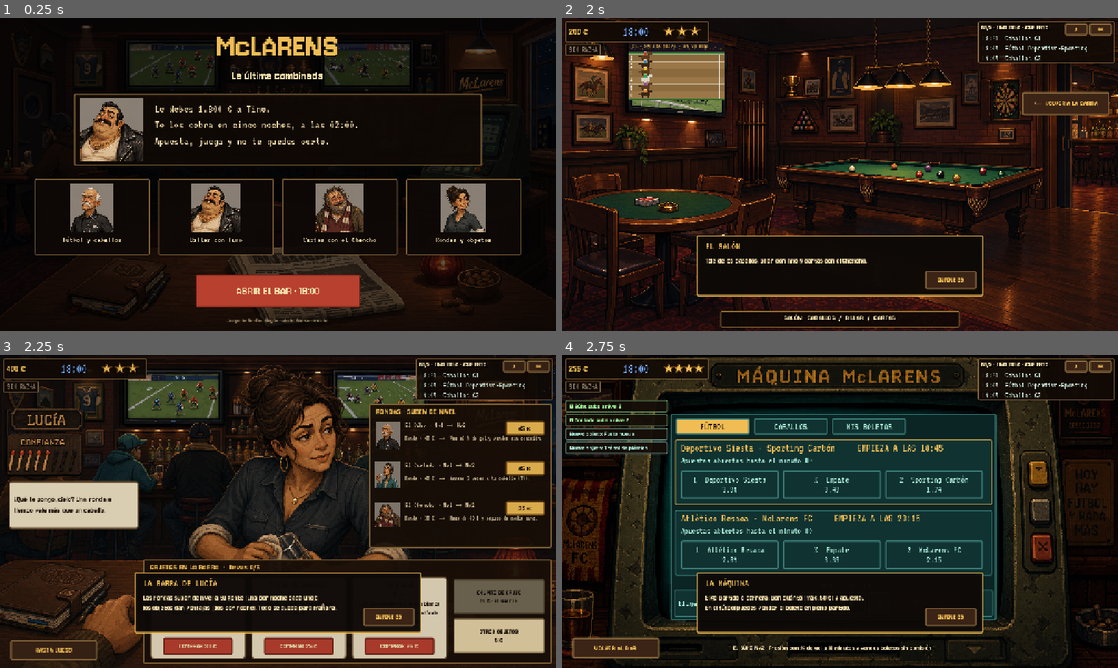
Above: before the commit, frames 1-4 (two rows, left to right).
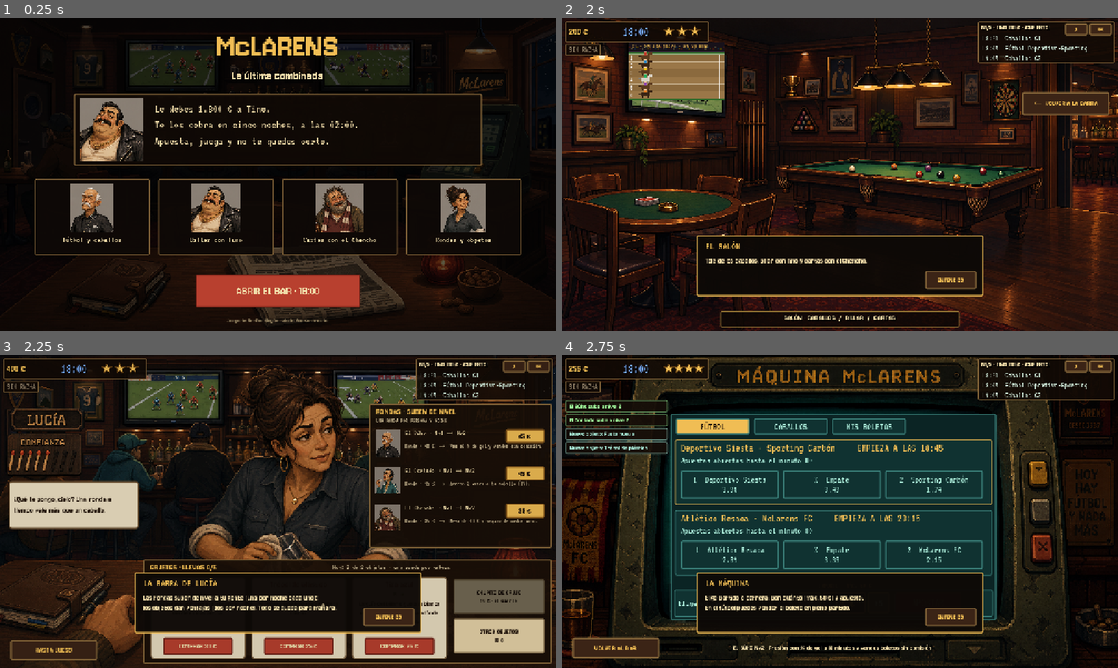
Above: after the commit, the same moments.

Repository: Roitxelo/MACLARENS
Game: Godot game, scene res://tests/night_capture.tscn
Same seed, same stepped clock (60 frames per second), same inputs: the game is played once before the commit and once after it. This scene is started directly instead of the project's main scene.
Inputs (mouse positions are in pixels of both pictures, inside the frame that each line leads up to):
- Up to frame 1 (0.25 s): no input
- Up to frame 2 (2 s): tap Enter at 0.5 s; move the mouse to (962, 158) at 0.52 s; hold Right 0.53-1.25 s; tap P at 0.6 s; click (962, 158) at 0.67 s; tap Space at 0.77 s; click (734, 64) at 1.27 s
- Up to frame 3 (2.25 s): click (116, 414) at 2.02 s
- Up to frame 4 (2.75 s): no input

Frames 1-2 are identical in both runs. In frame 3, 3.3% of the frame differs, in the area x 32-98%, y 20-92%; in frame 4, nothing differs.

Commit message:
ui: explica los límites de la tienda
Co-Authored-By: Codex <noreply@openai.com>

Diff:
--- a/game/ui/screens/shop_screen.gd
+++ b/game/ui/screens/shop_screen.gd
@@ -2,7 +2,7 @@
 
 ## La barra de Lucía: la tienda de la noche.
 ## - Rondas para subir de nivel al Búho, al Cortado y al Chencho.
-## - Tres objetos a la venta que cambian cada hora y media (o pagando 5 €).
+## - Tres objetos a la venta que cambian cada hora y media (o pagando el cambio).
 ## - Chupito de orujo: +1 suerte.
 
 const LUCIA_ART := preload("res://assets/concept/lucia_conversation_v1.png")
@@ -35,12 +35,12 @@
 var _sig := ""
 
 func refresh() -> void:
-	var sig := str([Night.money, Night.shop, Night.luck, Night.trinkets.size()])
+	var sig := str([Night.money, Night.shop, Night.luck, Night.trinkets.size(), Night.rounds_today, Night.trinkets_left_today()])
 	if sig != _sig and dyn != null:
 		_build()
 
 func _build() -> void:
-	_sig = str([Night.money, Night.shop, Night.luck, Night.trinkets.size()])
+	_sig = str([Night.money, Night.shop, Night.luck, Night.trinkets.size(), Night.rounds_today, Night.trinkets_left_today()])
 	for c in dyn.get_children():
 		c.queue_free()
 	# --- Rondas (columna derecha)
@@ -48,7 +48,10 @@
 	var t := UIKit.label("RONDAS · SUBEN DE NIVEL", 22, UIKit.GOLD)
 	t.position = Vector2(866, 118)
 	dyn.add_child(t)
-	var y := 152.0
+	var round_limit := UIKit.label("UNA RONDA POR PERSONA Y NOCHE", 14, Color("#d8c69d"), true)
+	UIKit.place(round_limit, Rect2(866, 144, 380, 20))
+	dyn.add_child(round_limit)
+	var y := 170.0
 	for who in ["buho", "cortado", "chencho"]:
 		var c: Dictionary = Catalog.CHARACTERS[who]
 		var data := GameTexts.character_card(who)
@@ -63,25 +66,30 @@
 		var unlock := "NIVEL MÁXIMO"
 		if str(data["next"]) != "":
 			unlock = "%s  →  %s" % [data["how"], data["next"]]
-		var unlock_l := UIKit.label(unlock, 14, Color("#d8c69d"), true)
+		var block_reason := GameTexts.round_block_reason(who)
+		var unlock_l := UIKit.label(block_reason.to_upper() if block_reason != "" else unlock, 14, Color("#ffad8f") if block_reason != "" else Color("#d8c69d"), true)
 		UIKit.place(unlock_l, Rect2(932, y + 32, 320, 30))
 		unlock_l.clip_text = true
 		dyn.add_child(unlock_l)
 		var b := UIKit.button("%d €" % price if price > 0 else "MÁX", "gold", 20)
 		UIKit.place(b, Rect2(1164, y, 90, 30))
-		b.disabled = price <= 0 or Night.money < price
-		b.tooltip_text = "Invitar a %s" % c["name"]
+		b.disabled = not Night.round_available(who) or block_reason != ""
+		b.tooltip_text = block_reason if block_reason != "" else "Invitar a %s" % c["name"]
 		b.pressed.connect(func():
 			if Night.buy_round(who):
 				speech.text = ["Marchando una para %s." % c["name"], "%s ya canta. Buena señal." % c["name"]][lv % 2]
 			_build())
 		dyn.add_child(b)
-		y += 92
+		y += 86
 	# --- Objetos (posavasos)
 	UIKit.panel(dyn, Rect2(330, 470, 940, 240), Color(0.1, 0.06, 0.03, 0.94), Color("#8a6a3c"), 3)
-	var t2 := UIKit.label("OBJETOS EN LA BARRA  ·  llevas %d/%d" % [Night.trinkets.size(), Catalog.MAX_TRINKETS], 22, UIKit.GOLD)
+	var t2 := UIKit.label("OBJETOS · LLEVAS %d/%d" % [Night.trinkets.size(), Catalog.MAX_TRINKETS], 22, UIKit.GOLD)
 	t2.position = Vector2(346, 476)
 	dyn.add_child(t2)
+	var limits := UIKit.label(GameTexts.shop_limits_line(), 16, Color("#d8c69d"), true)
+	UIKit.place(limits, Rect2(686, 480, 350, 22))
+	limits.horizontal_alignment = HORIZONTAL_ALIGNMENT_RIGHT
+	dyn.add_child(limits)
 	var x := 346.0
 	for i in 3:
 		var id: String = Night.shop[i]
@@ -106,15 +114,22 @@
 			tg.horizontal_alignment = HORIZONTAL_ALIGNMENT_CENTER
 			dyn.add_child(tg)
 			var tx := UIKit.label(tr["text"], 16, UIKit.PAPER_INK)
-			UIKit.place(tx, Rect2(x + 12, 564, 196, 80))
+			UIKit.place(tx, Rect2(x + 12, 564, 196, 62))
 			tx.autowrap_mode = TextServer.AUTOWRAP_WORD_SMART
 			tx.horizontal_alignment = HORIZONTAL_ALIGNMENT_CENTER
 			dyn.add_child(tx)
+			var block_reason := GameTexts.trinket_block_reason()
+			if block_reason == "" and Night.money < int(tr["price"]):
+				block_reason = "No te llega"
+			var reason_l := UIKit.label(block_reason.to_upper(), 13, UIKit.PAPER_RED)
+			UIKit.place(reason_l, Rect2(x + 10, 628, 200, 18))
+			reason_l.horizontal_alignment = HORIZONTAL_ALIGNMENT_CENTER
+			reason_l.clip_text = true
+			dyn.add_child(reason_l)
 			var b := UIKit.button("COMPRAR %d €" % tr["price"], "red", 18)
 			UIKit.place(b, Rect2(x + 30, 650, 160, 40))
-			b.disabled = Night.money < int(tr["price"]) or Night.trinkets.size() >= Catalog.MAX_TRINKETS
-			if Night.trinkets.size() >= Catalog.MAX_TRINKETS:
-				b.tooltip_text = "No te caben más objetos"
+			b.disabled = block_reason != ""
+			b.tooltip_text = block_reason if block_reason != "" else "Comprar %s" % tr["name"]
 			b.pressed.connect(func():
 				if Night.buy_trinket(i):
 					speech.text = "Te lo envuelvo. %s, buena elección." % tr["name"]
@@ -125,15 +140,17 @@
 	var shot := UIKit.button("CHUPITO DE ORUJO\n%d € · +1 suerte" % SHOT_PRICE, "paper", 17)
 	UIKit.place(shot, Rect2(1044, 516, 210, 80))
 	shot.disabled = Night.money < SHOT_PRICE or Night.luck >= Night.max_luck
+	shot.tooltip_text = "Suerte al máximo" if Night.luck >= Night.max_luck else ("No te llega" if Night.money < SHOT_PRICE else "+1 suerte")
 	shot.pressed.connect(func():
 		if Night.spend(SHOT_PRICE):
 			Night.add_luck()
 			speech.text = "Del pueblo. Si no te da suerte, te quita el frío."
 		_build())
 	dyn.add_child(shot)
-	var reroll := UIKit.button("OTROS OBJETOS\n5 €", "paper", 17)
+	var reroll := UIKit.button("OTROS OBJETOS\n%d €" % Catalog.REROLL_PRICE, "paper", 17)
 	UIKit.place(reroll, Rect2(1044, 606, 210, 80))
-	reroll.disabled = Night.money < 5
+	reroll.disabled = Night.money < Catalog.REROLL_PRICE
+	reroll.tooltip_text = "No te llega" if reroll.disabled else "Cambiar los tres objetos"
 	reroll.pressed.connect(func():
 		if Night.reroll_shop():
 			speech.text = "Espera, que tengo más cosas en el almacén..."
Not shown, changed: docs/coordination/TASK_BOARD.md
